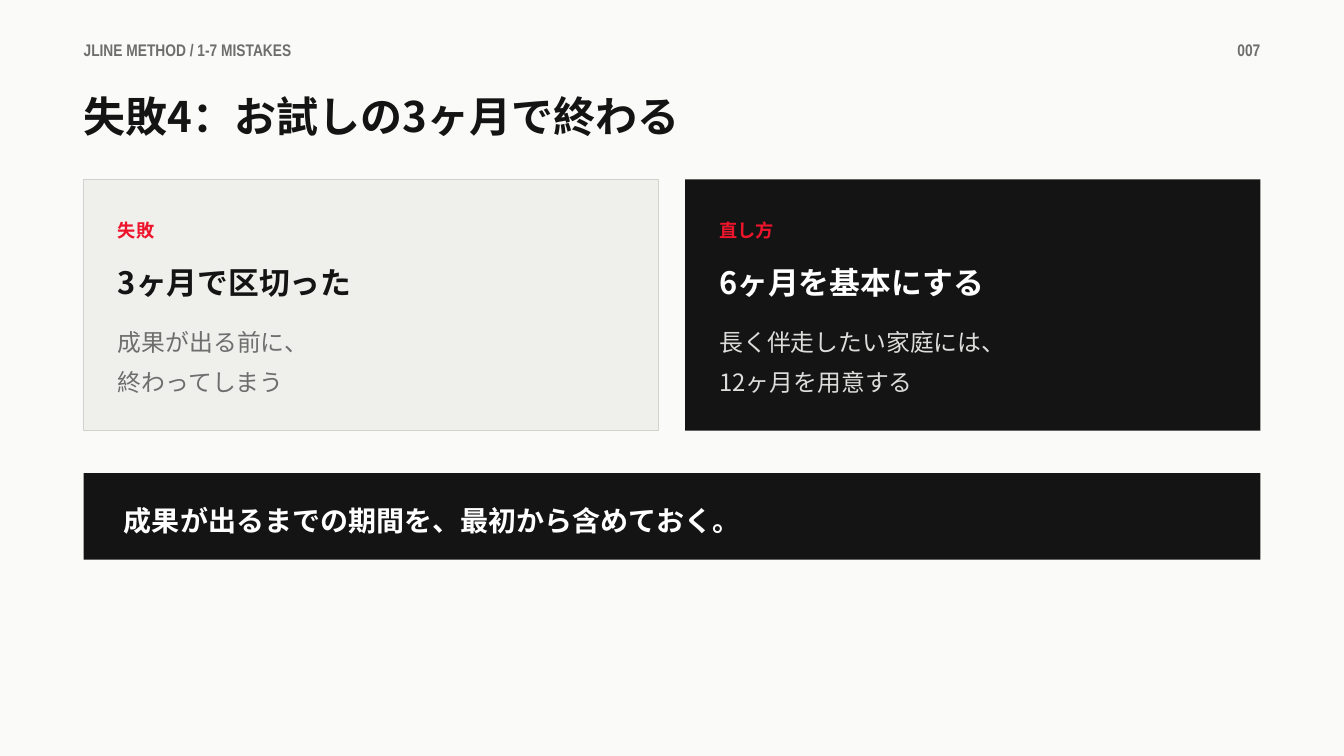
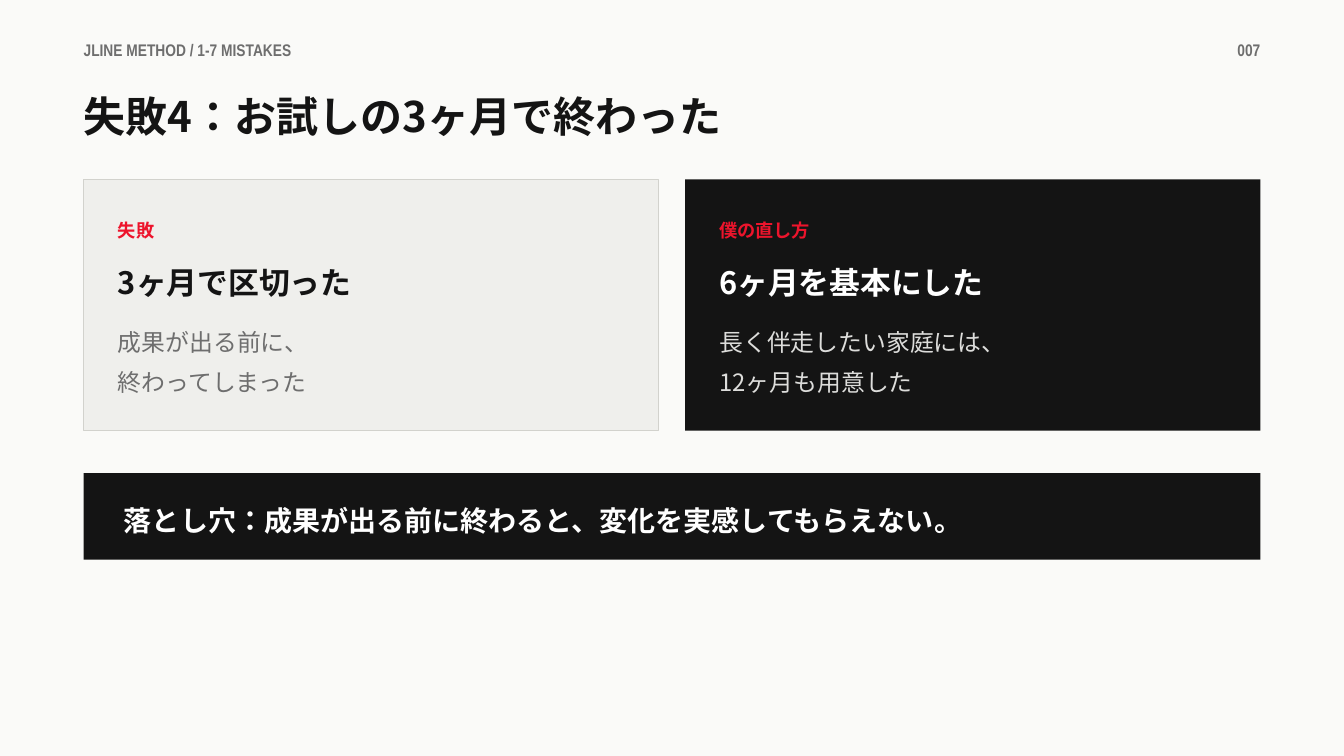
Before and after one commit to takafumisuzuki1117-sys/takafumi_suzuki, a slide deck: slide 7 of JLINEメソッド/教材/1章/1-7_商品設計の失敗例.pptx. Drawn at 1344x756 pixels with LibreOffice and Linux fonts; fonts in the diff are those of the drawing. Boxes give left, top, right and bottom in pixels: in the first picture for what was removed or moved away, otherwise in the second. Text is boxed around its words. In the diff, an @@ line names an element or a change of style, - is before the commit and + after.

```diff
--- a/JLINEメソッド/教材/1章/1-7_商品設計の失敗例.pptx
+++ b/JLINEメソッド/教材/1章/1-7_商品設計の失敗例.pptx
@@ text at bbox=[84, 96, 721, 136]: text changed @@
-失敗4：お試しの3ヶ月で終わる
+失敗4：お試しの3ヶ月で終わった
@@ text at bbox=[719, 221, 810, 239]: text changed @@
-直し方
+僕の直し方
@@ text at bbox=[719, 268, 983, 297]: text changed @@
-6ヶ月を基本にする
+6ヶ月を基本にした
@@ text at bbox=[118, 371, 307, 393]: text changed @@
-終わってしまう
+終わってしまった
@@ text at bbox=[719, 371, 912, 393]: text changed @@
-12ヶ月を用意する
+12ヶ月も用意した
@@ text at bbox=[124, 507, 962, 534]: text changed @@
-成果が出るまでの期間を、最初から含めておく。
+落とし穴：成果が出る前に終わると、変化を実感してもらえない。
```
Also in this commit, not shown: 8 other slides changed, 27 other files.
